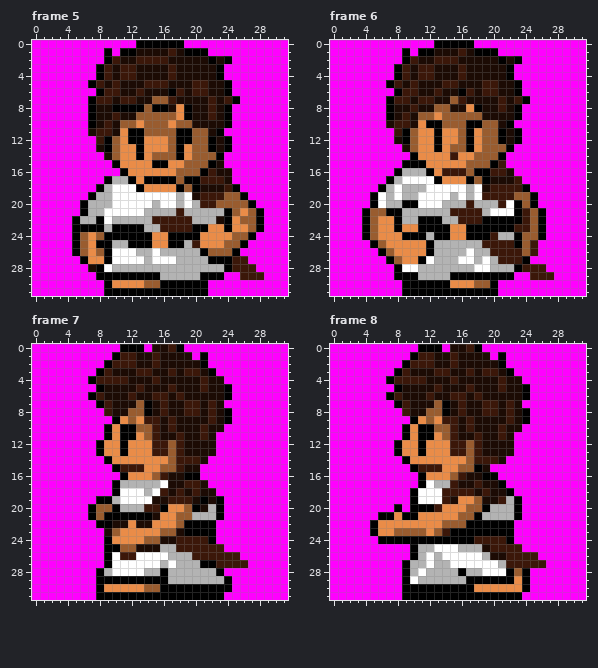
Edited in one commit: pixel-art file (images/player.ase). The first picture shows the starting point.
32x32 pixels, 8 frames. Shown: frame 5, frame 6, frame 7, frame 8. The commit also changed other frames, which this record leaves out.
Now the later version:
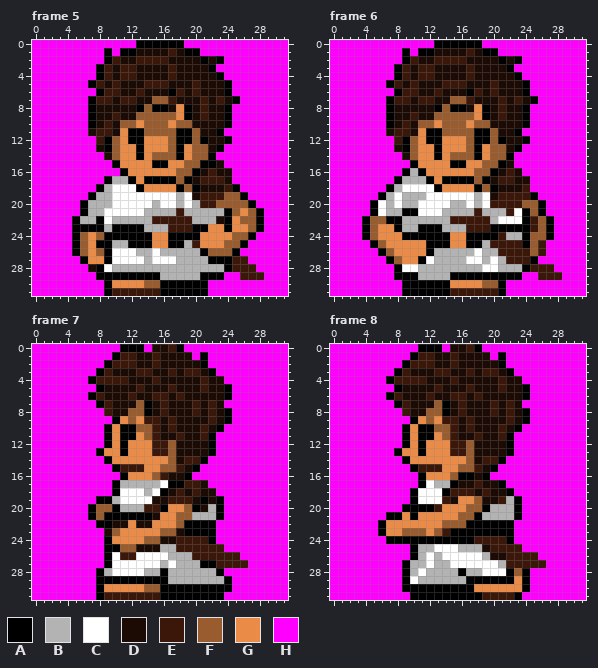
Palette (. is transparent): A #000000  B #b3b3b3  C #ffffff  D #1c0b04  E #3b1709  F #995c2f  G #ea8c48  H #ff00ff
Log entry: Finish changing player proportions
Change:
Changed rows in their new state; - is an unchanged pixel.
Frame 5:
first column x 10:
 1 -----------H---
 2 -----------ADAH
 3 ------------AH-
 5 -----------D---
 6 -----------D---
 7 -----------EDED
 8 DDD--------ED--
 9 -----------ED--
11 -----------D---
12 -----------AD--
13 ------------DAH
14 ------------AH-
15 -----------A---
16 ----------AD---
17 ----------D----
first column x 16:
23 B
first column x 10:
31 EEEEEE
Frame 6:
first column x 4:
 0 --------------A----------
 1 ------------DED----------
 2 ------------E------------
 3 ------------DE-----------
 4 ------------DE----DA-----
 5 ------------E--D---DA----
 6 ------------DAED---DA----
 7 ------------FE------DA---
 8 ------D--A-AADGA---DA----
 9 -----DEDDF----GA-E-DA----
10 ---AD--FFG---GF-D-DDA----
11 ---D-ED-A-FF-FAA-D-------
12 ----E---A---GFAA---DA----
13 ----DA-----GGFAG--DA-----
14 -----DF--A-FFFAG-FA------
15 -----H-G---AAGG-FAD------
16 ----HA-AG-GGGGFFADED-----
17 ---HABBBAGAAA----EEDD----
18 --HABCCC-AGGGGAFADDDE----
19 -HA----B---C-CBCD--EE----
20 ----CBB---C--C-CE-EE-FA--
21 HACBBAACCC-BBB--BBECA----
22 --FA---BBB-E---EBCCCAEFA-
23 -----BB---BBBEEE---AAEFA-
24 --------A-------AE-BA-FA-
25 ---------AAGGAAB---EAFE--
26 -------------BC-B---EFE--
27 ------------B-CBCB--EA---
28 --------------B-C--BA--E-
29 -------------------A-H--E
30 --------------G-FA-------
31 -----------EEEEEEA-------
Frame 7:
first column x 8:
 7 -----------D----
 8 -----------D----
10 ---------------A
11 --------------A-
12 HA--------D---A-
13 ----------D---A-
14 ----------D--A--
15 ------------A---
16 ------------H---
17 ---------AA-----
18 --------A-------
first column x 9:
31 EEEEEEE
Frame 8:
first column x 5:
 7 --------------D----
 8 --------------D----
10 ------------------A
11 -----------------A-
12 ---HA--------D---A-
13 -------------D---A-
14 -------------D--A--
15 -------------E-A---
16 -----------AA--H---
17 ----------A--------
18 ---------A---------
20 ---HA--------------
21 -H-AG--------------
22 HA-----------------
23 HA-G---------------
24 -H-----------------
first column x 9:
31 H---------EEEE
